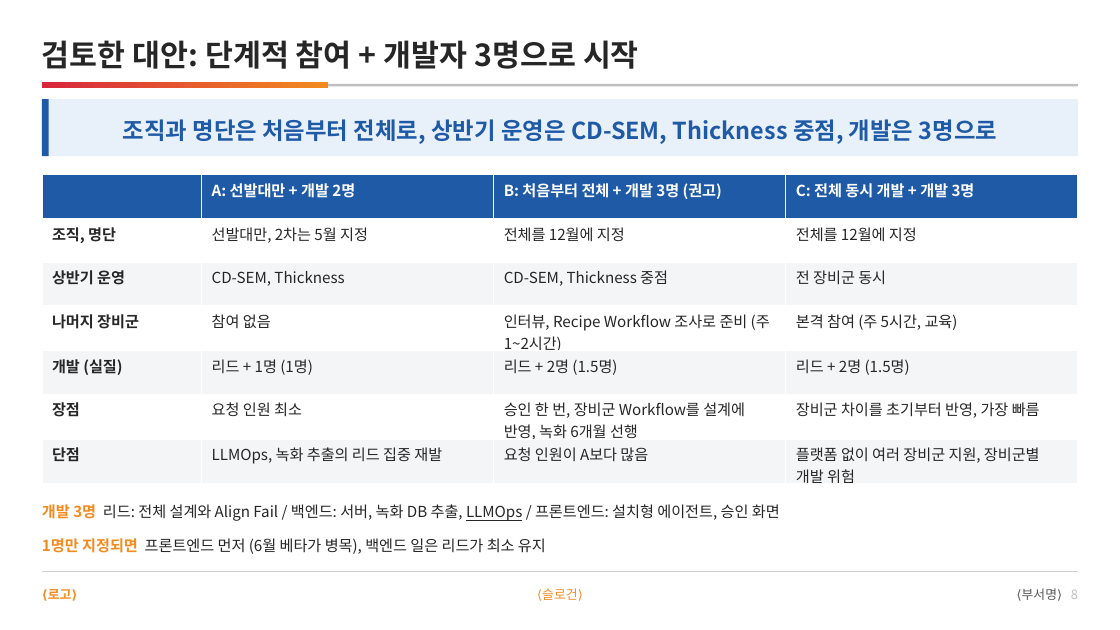
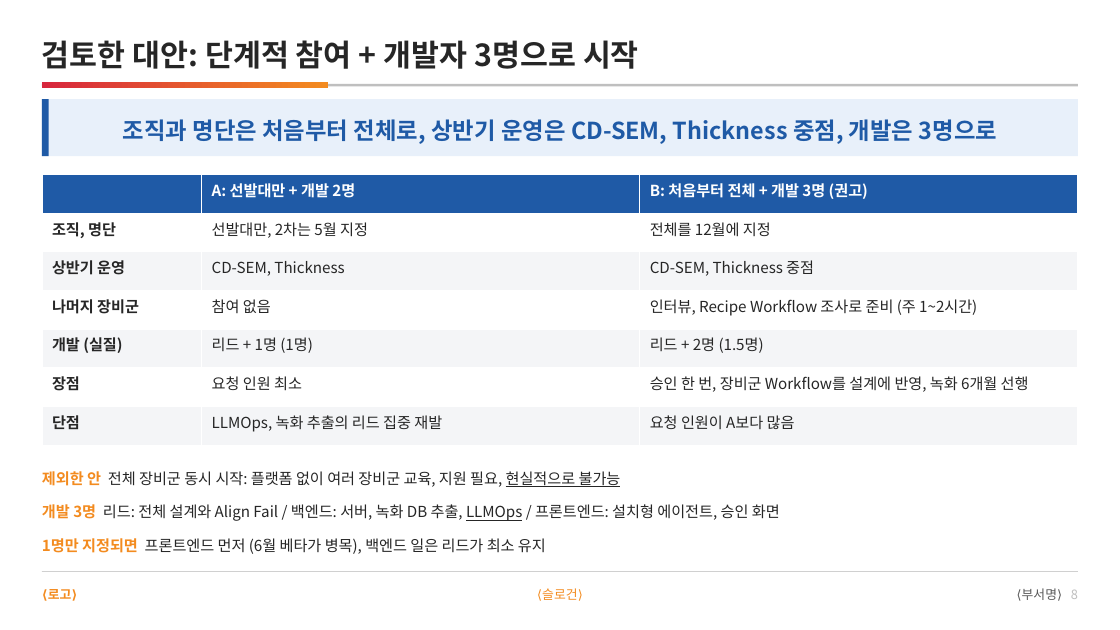
Before and after one commit to DarrenKoi/pm_notes, a slide deck: slide 8 of my-task/arc-tf/deliverables/arc-tf-proposal.pptx. Drawn at 1120x630 pixels with LibreOffice and Linux fonts; fonts in the diff are those of the drawing. Boxes give left, top, right and bottom in pixels: in the first picture for what was removed or moved away, otherwise in the second. Text is boxed around its words. In the diff, an @@ line names an element or a change of style, - is before the commit and + after.

```diff
--- a/my-task/arc-tf/deliverables/arc-tf-proposal.pptx
+++ b/my-task/arc-tf/deliverables/arc-tf-proposal.pptx
@@ table at (42,175,1079,445) @@
-column 4: C: 전체 동시 개발 + 개발 3명 | 전체를 12월에 지정 | 전 장비군 동시 | 본격 참여 (주 5시간, 교육) | 리드 + 2명 (1.5명) | 장비군 차이를 초기부터 반영, 가장 빠름 | 플랫폼 없이 여러 장비군 지원, 장비군별 개발 위험
@@ text added at (42,471,621,487), 13 pt, text #262626 @@
+제외한 안 전체 장비군 동시 시작: 플랫폼 없이 여러 장비군 교육, 지원 필요, 현실적으로 불가능
```
Also in this commit, not shown: 10 other files.
